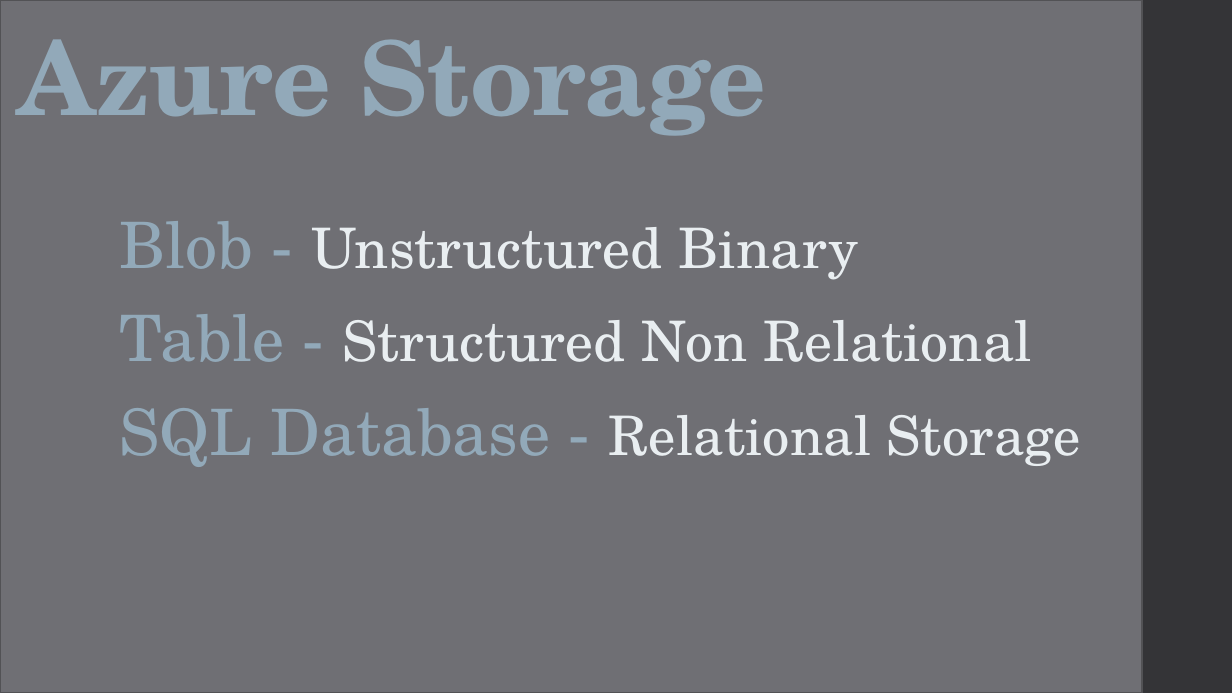
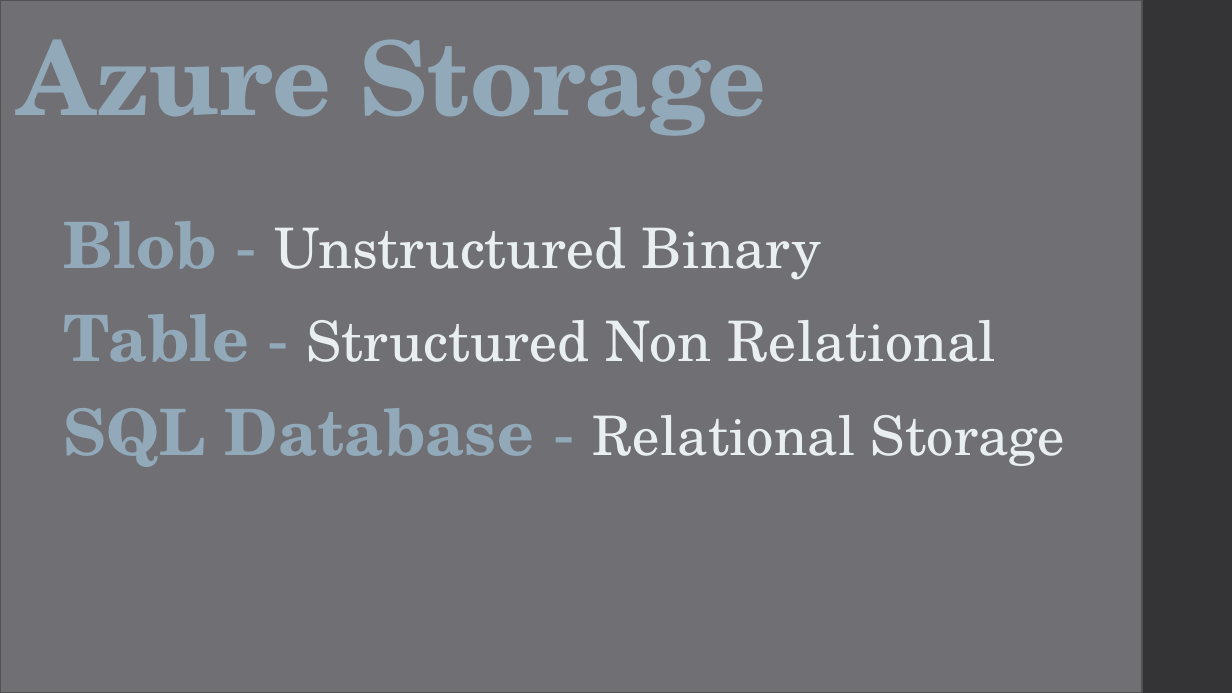
Before and after one commit to CaitieM20/DotNetConf, a slide deck: slide 4 of Patterns & Best Practices For Moving From RDBMS to Azure Storage.pptx. Drawn at 1232x693 pixels with LibreOffice and Linux fonts; fonts in the diff are those of the drawing. Boxes give left, top, right and bottom in pixels: in the first picture for what was removed or moved away, otherwise in the second. Text is boxed around its words. In the diff, an @@ line names an element or a change of style, - is before the commit and + after.

```diff
--- a/Patterns & Best Practices For Moving From RDBMS to Azure Storage.pptx
+++ b/Patterns & Best Practices For Moving From RDBMS to Azure Storage.pptx
@@ text "Blob - Unstructured Binary": place and size @@
-text "Blob - Unstructured Binary" at (119, 221, 1081, 467)
+text "Blob - Unstructured Binary" at (64, 221, 1065, 467)
@@ text "Blob - Unstructured Binary" at (64, 221, 1065, 467): bold on in "Blob", "Table", "SQL Database" @@
```
Also in this commit, not shown: 8 other slides changed, 11 slides added, 4 slides removed.
